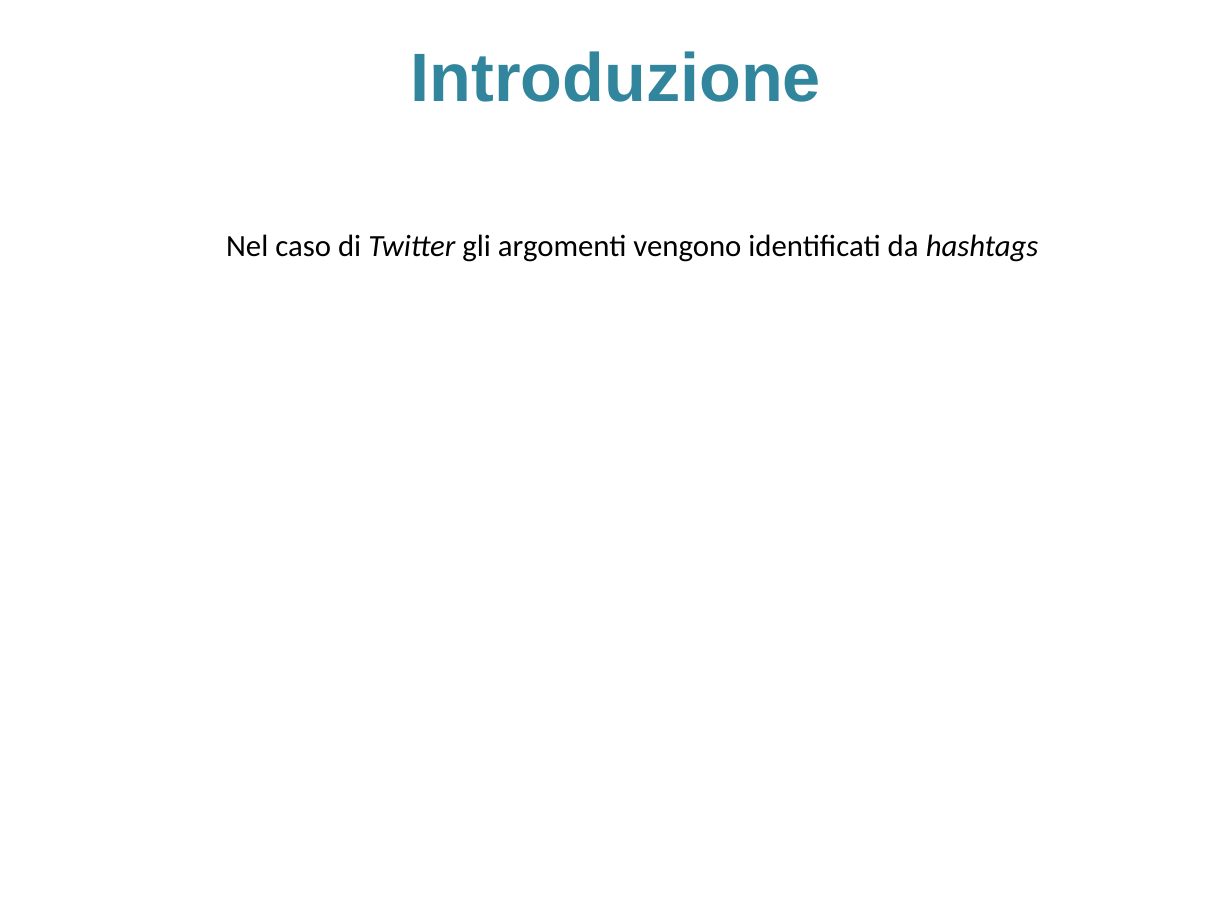
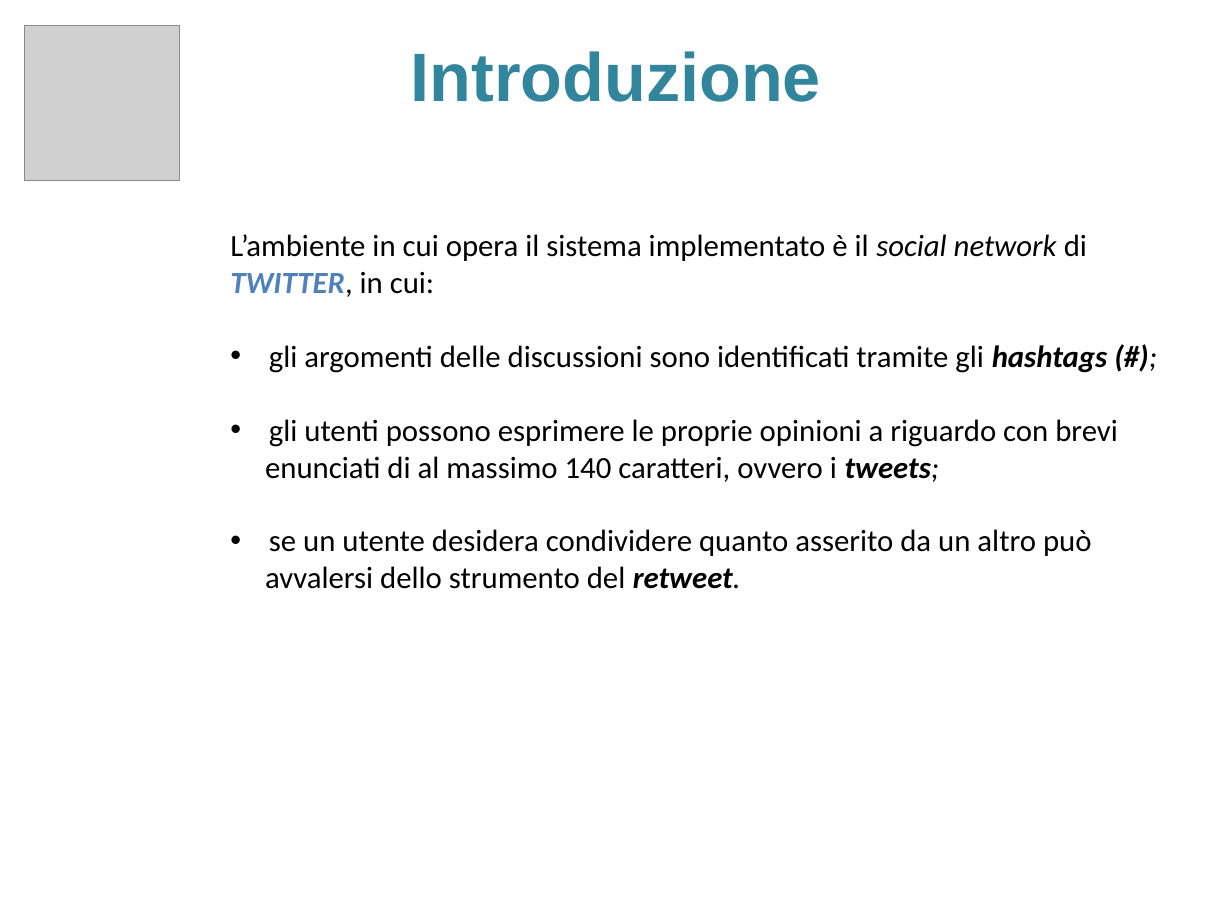
Before and after one commit to sidious1991/TesiLatex, a slide deck: slide 4 of PRESENTAZIONE_TESI/presentazione_agostini_stefano.pptx. Drawn at 1232x924 pixels with LibreOffice and Linux fonts; fonts in the diff are those of the drawing; grey boxes stand for pictures; background and template pictures are left out. Boxes give left, top, right and bottom in pixels: in the first picture for what was removed or moved away, otherwise in the second. Text is boxed around its words. In the diff, an @@ line names an element or a change of style, - is before the commit and + after.

```diff
--- a/PRESENTAZIONE_TESI/presentazione_agostini_stefano.pptx
+++ b/PRESENTAZIONE_TESI/presentazione_agostini_stefano.pptx
@@ picture added at (25,26,180,181) @@
@@ text at (230,234,1118,589): text changed @@
-Nel caso di Twitter gli argomenti vengono identificati da hashtags
+L’ambiente in cui opera il sistema implementato è il social network di
+TWITTER, in cui:
+• gli argomenti delle discussioni sono identificati tramite gli hashtags (#);
+• gli utenti possono esprimere le proprie opinioni a riguardo con brevi
+enunciati di al massimo 140 caratteri, ovvero i tweets;
+• se un utente desidera condividere quanto asserito da un altro può
+avvalersi dello strumento del retweet.
```
Also in this commit, not shown: 3 other slides changed, 1 slide added, 2 other files.
